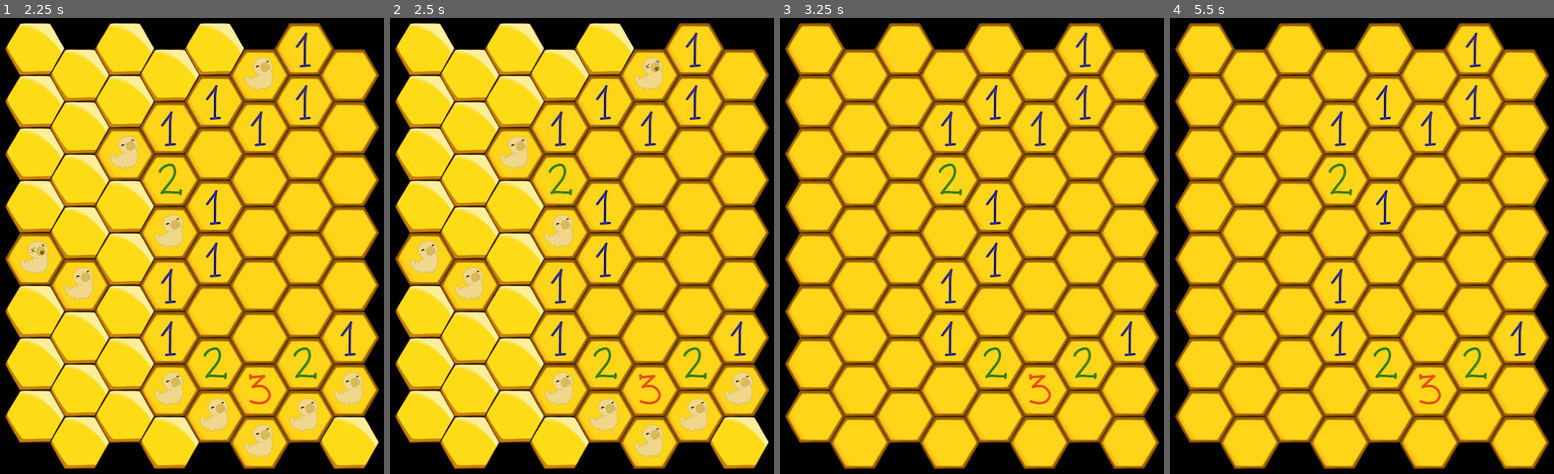
Above: before the commit, frames 1-4 (left to right).
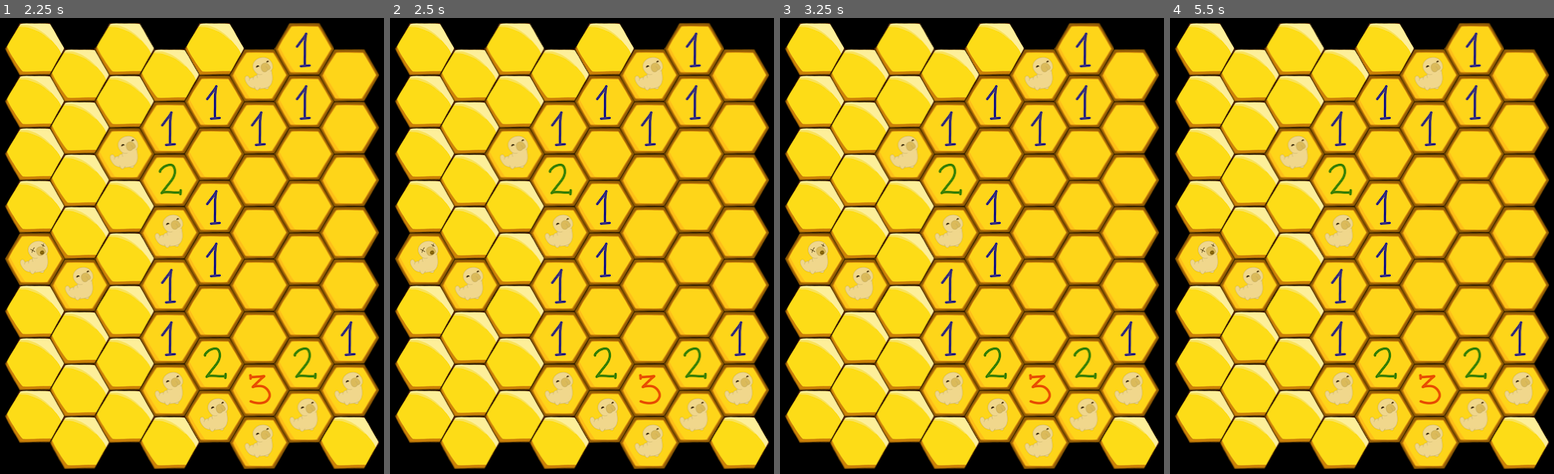
Above: after the commit, the same moments.

Repository: LenaMesserschmidt/beesweeper
Game: Godot game, scene res://main.tscn
The game is run twice, just before and just after one commit, with the same random seed, the same clock (stepped at 60 frames per second) and the same inputs.
Inputs (mouse positions are in pixels of both pictures, inside the frame that each line leads up to):
- Up to frame 1 (2.25 s): tap Enter at 0.5, 2 s; move the mouse to (330, 200) at 0.52 s; click (330, 200) at 0.67 s; tap Space at 1.25 s; move the mouse to (53, 264) at 1.27 s; click (53, 264) at 1.42 s; move the mouse to (249, 86) at 2.02 s; click (249, 86) at 2.17 s
- Up to frame 2 (2.5 s): no input
- Up to frame 3 (3.25 s): tap Space at 2.75 s; move the mouse to (933, 364) at 2.77 s; click (933, 364) at 2.92 s
- Up to frame 4 (5.5 s): tap Enter at 3.5 s; move the mouse to (1550, 332) at 3.52 s; click (1550, 332) at 3.67 s; tap Space at 4.25 s; move the mouse to (outside the picture) at 4.27 s; click (outside the picture) at 4.42 s; move the mouse to (1388, 232) at 5.02 s; click (1388, 232) at 5.17 s

Frame 1 is identical in both runs. In frame 2, less than 0.1% of the frame differs, in the area x 7-71%, y 9-52%; in frame 3, 14%; in frame 4, 14%, in the area x 1-99%, y 1-99%.

Commit message:
Add functionality for placing flags

Diff:
--- a/HoneycombGrid.gd
+++ b/HoneycombGrid.gd
@@ -28,6 +28,8 @@
 const DEFAULT_LAYER = 0
 
 var cells_with_grubs = []
+var cells_with_flags = []
+var flags_placed = 0
 var cells_checked_recursively = []
 var is_game_finished = false
 
@@ -42,6 +44,9 @@
 	place_grubs()
 
 func _input(event: InputEvent):
+	if is_game_finished:
+		return
+
 	if !(event is InputEventMouseButton) || event.pressed:
 		return
 
@@ -50,7 +55,7 @@
 	if event.button_index == 1:
 		on_cell_clicked(clicked_cell_coord)
 	elif event.button_index == 2:
-		print("PLACE FLAG")
+		place_flag(clicked_cell_coord)
 
 func on_cell_clicked(cell_coord: Vector2i):
 	if cells_with_grubs.any(func (cell): return cell.x == cell_coord.x && cell.y == cell_coord.y):
@@ -125,6 +130,45 @@
 
 	set_tile_cell(cell_coord, "SMASHED")
 
+func place_flag(cell_coord: Vector2i):
+	var tile_data = get_cell_tile_data(DEFAULT_LAYER, cell_coord)
+	var atlas_coords = get_cell_atlas_coords(DEFAULT_LAYER, cell_coord)
+
+	var is_empty_cell = atlas_coords == Vector2i(1,3)
+	var is_flag_cell = atlas_coords == Vector2i(1,2)
+
+	if !is_empty_cell and !is_flag_cell:
+		return
+
+	if is_flag_cell:
+		# doesn't this take away the has_grub?
+		set_tile_cell(cell_coord, "DEFAULT")
+		cells_with_flags.erase(cell_coord)
+		flags_placed -= 1
+
+	elif is_empty_cell:
+		if flags_placed == number_of_grubs:
+			return
+
+		flags_placed += 1
+		set_tile_cell(cell_coord, "FLAG")
+		cells_with_flags.append(cell_coord)
+
+	flag_change.emit(flags_placed)
+
+	var count = 0
+	for flag_cell in cells_with_flags:
+		for grub_cell in cells_with_grubs:
+			if flag_cell.x == grub_cell.x and flag_cell.y == grub_cell.y:
+				count += 1
+
+	if count == cells_with_grubs.size():
+		win()
+
+func win():
+	is_game_finished = true
+	game_won.emit()
+
 
 # Called every frame. 'delta' is the elapsed time since the previous frame.
 func _process(delta):
